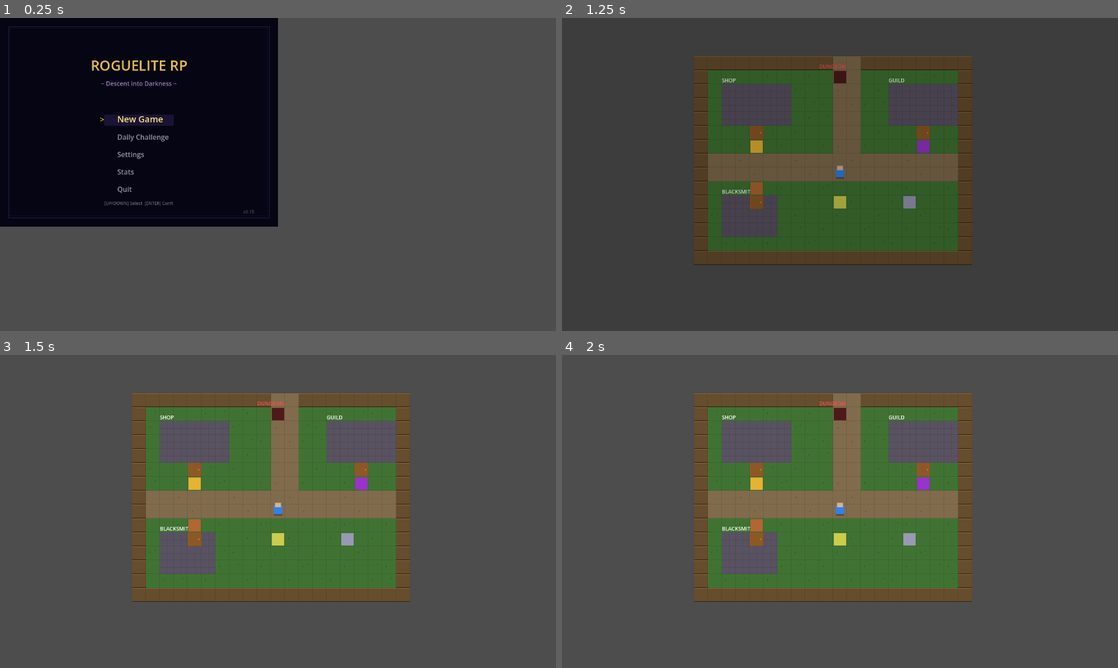
Above: before the commit, frames 1-4 (two rows, left to right).
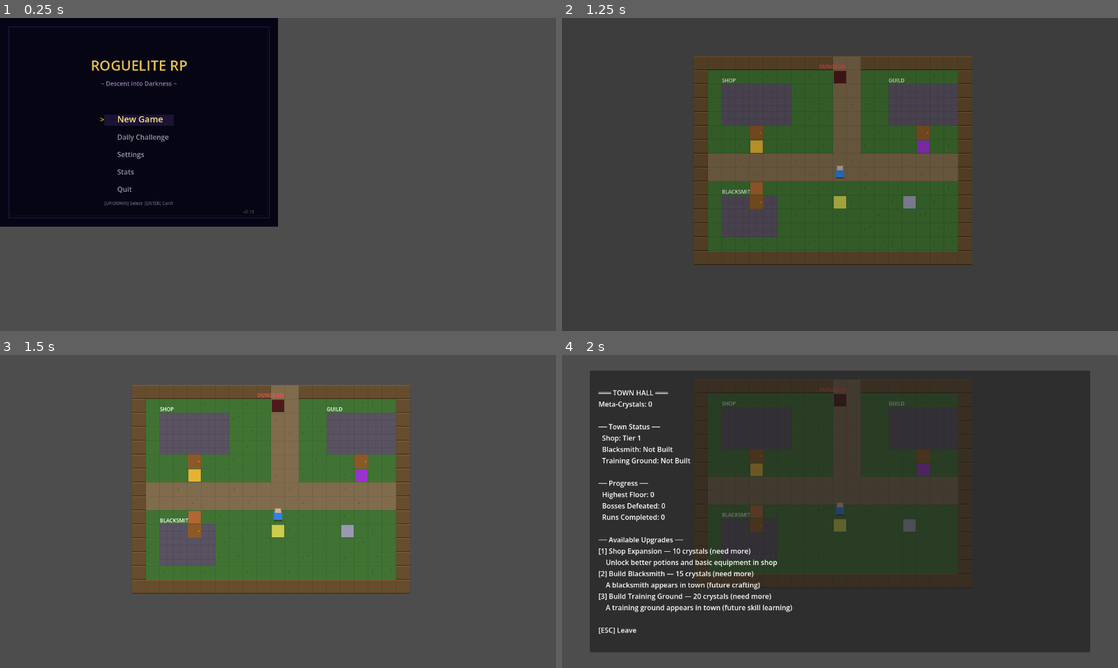
Above: after the commit, the same moments.

Repository: Uncanny177/GDscript-Dev---Prog.1
Game: Godot game, scene res://scenes/ui/title_screen.tscn
Same seed, same stepped clock (60 frames per second), same inputs: the game is played once before the commit and once after it.
Inputs:
- Up to frame 1 (0.25 s): no input
- Up to frame 2 (1.25 s): tap Enter (ui_accept) at 0.5, 0.77 s; hold D (move_right) from 0.53 s (still down); tap E (interact) at 0.6 s
- Up to frame 3 (1.5 s): release D (move_right) at 1.28 s; hold S (move_down) from 1.28 s (still down); tap 1 at 1.35 s
- Up to frame 4 (2 s): keep holding S (move_down); tap Enter (ui_accept) at 1.52 s

Frames 1-2 are identical in both runs. In frame 3, 11% of the frame differs, in the area x 23-74%, y 9-79%; in frame 4, 80%, in the area x 5-95%, y 5-95%.
Error before the commit: Parse Error: Too many arguments for "get_class()" call. Expected at most 0 but received 1. (res://scenes/hub/training_ground_ui.gd:169)

Commit message:
fix: training_ground_ui get_class() collision — game wouldn't start
Parse error on training_ground_ui.gd:169 prevented the entire game
from loading. Called ClassDatabase.get_class() which collides with
Godot's built-in Node.get_class() (takes 0 args).

Changed to ClassDatabase.get_class_data(). This is the same collision
class we fixed before in daily_challenge.gd and character_data.gd.

Verified no other .get_class( calls remain in the codebase.

Diff:
--- a/scenes/hub/training_ground_ui.gd
+++ b/scenes/hub/training_ground_ui.gd
@@ -166,7 +166,7 @@
 
 func _apply_skill_to_class(class_name_text: String, skill: SkillData) -> void:
 	## Add the skill to the class definition so all characters of that class have it.
-	var class_data: ClassData = ClassDatabase.get_class(class_name_text)
+	var class_data: ClassData = ClassDatabase.get_class_data(class_name_text)
 	if class_data and skill not in class_data.skills:
 		class_data.skills.append(skill)
 
Not shown, added: scripts/data/character_roster.gd.uid
Not shown, added: scripts/data/elder_god_pantheon.gd.uid
Not shown, added: scripts/systems/banter_system.gd.uid
Not shown, added: scripts/systems/safe_zone.gd.uid
Not shown, added: scripts/systems/weakness_system.gd.uid
